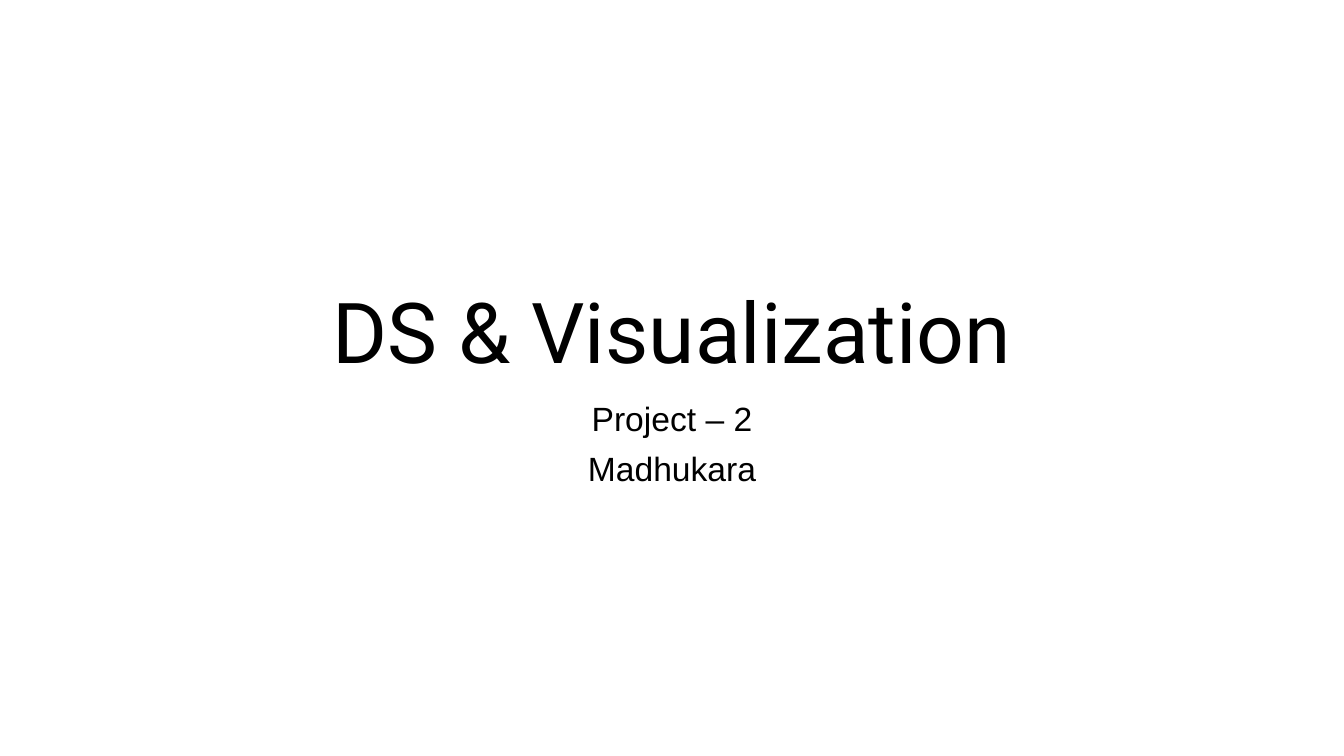
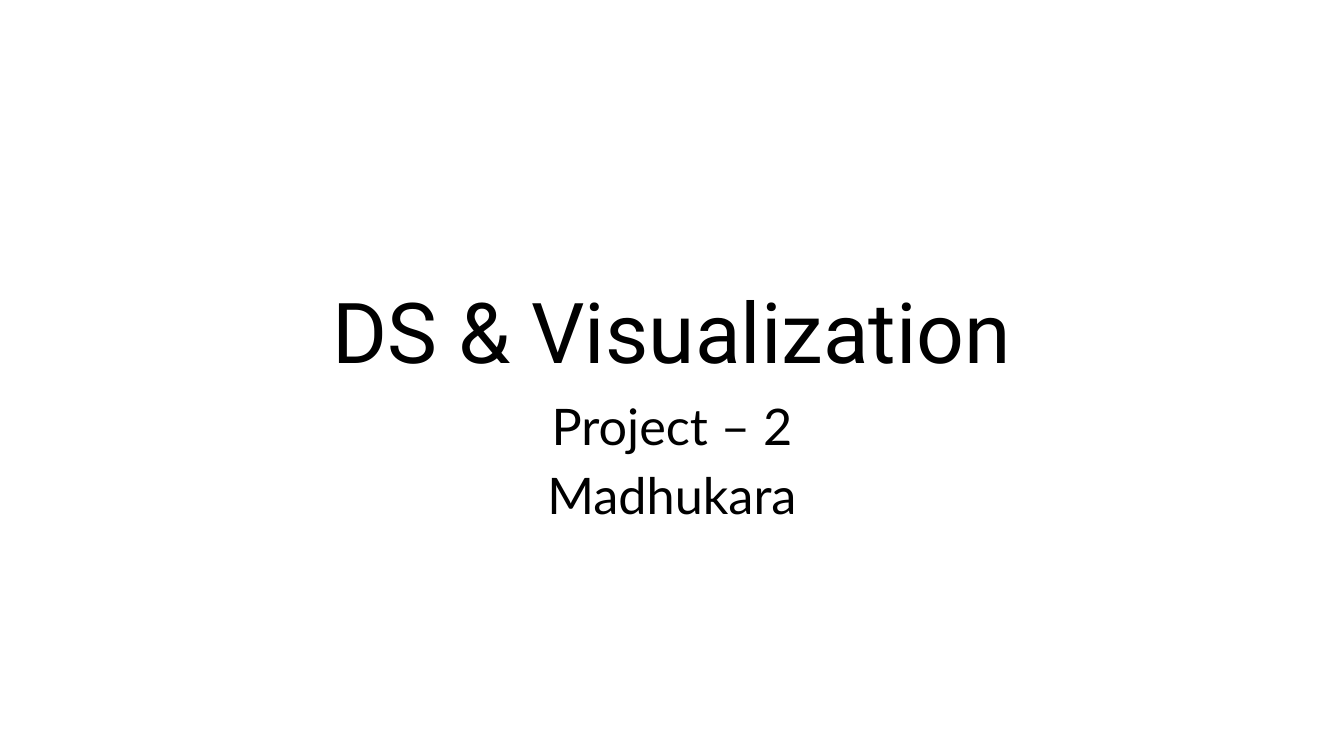
Before and after one commit to MadhukaraBS/BootCamp, a slide deck: slide 1 of Project_2/Proposal/Project_2.pptx. Drawn at 1344x756 pixels with LibreOffice and Linux fonts; fonts in the diff are those of the drawing. Boxes give left, top, right and bottom in pixels: in the first picture for what was removed or moved away, otherwise in the second. Text is boxed around its words. In the diff, an @@ line names an element or a change of style, - is before the commit and + after.

```diff
--- a/Project_2/Proposal/Project_2.pptx
+++ b/Project_2/Proposal/Project_2.pptx
@@ subtitle "Project – 2" at [547, 408, 796, 515]: size 24 to 36 pt, font Arial to Lato @@
```
Also in this commit, not shown: 2 other slides changed, 4 slides added, 2 slides removed, 1 other file.
